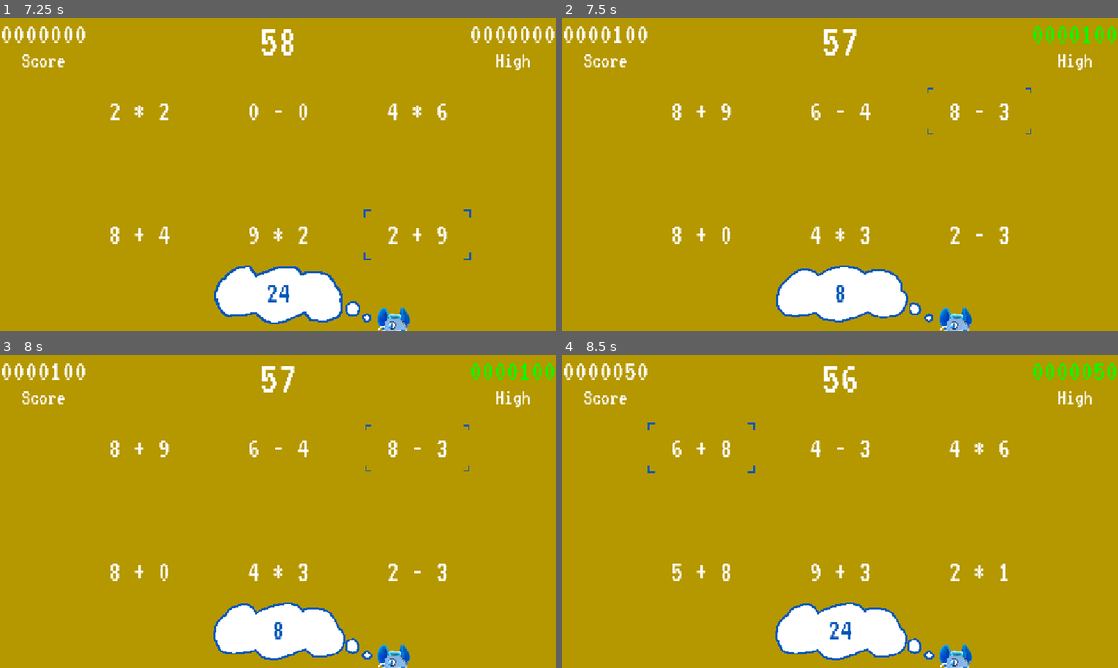
Above: before the commit, frames 1-4 (two rows, left to right).
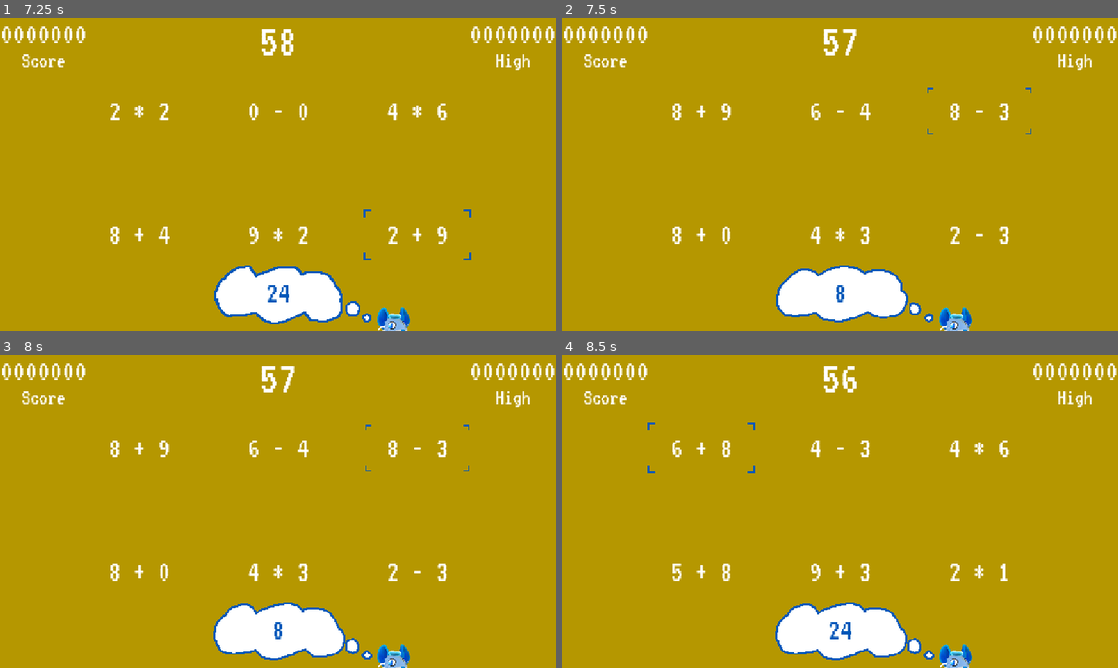
Above: after the commit, the same moments.

Repository: sdepouw/mathematics-and-cheese
Game: Godot game, scene res://Scenes/Root/root.tscn
The game is run twice, just before and just after one commit, with the same random seed, the same clock (stepped at 60 frames per second) and the same inputs. Sound files missing from this copy of the repository are replaced by a short silence.
Inputs (mouse positions are in pixels of both pictures, inside the frame that each line leads up to):
- Up to frame 1 (7.25 s): tap Enter at 0.5 s; move the mouse to (400, 158) at 0.52 s; hold D (move_right) 0.53-1.28 s; tap Space (confirm) at 0.6, 1.25, 1.35, 2.75, 2.85, 3.6, 4.25, 4.35, 5, 5.1, 5.85, 6.6 s; click (400, 158) at 0.67 s; move the mouse to (166, 190) at 1.27 s; hold S (move_down) 1.28-2 s; click "Start Game" at 2 s; move the mouse to (139, 111) at 2.77 s; hold D (move_right) 2.78-3.53 s; click (139, 111) at 2.92 s; move the mouse to (278, 111) at 3.52 s; hold W (move_up) 3.53-4.28 s; click (278, 111) at 3.67 s; move the mouse to (417, 111) at 4.27 s; hold A (move_left) 4.28-5.78 s; click (417, 111) at 4.42 s; move the mouse to (139, 233) at 5.02 s; click (139, 233) at 5.17 s; move the mouse to (278, 233) at 5.77 s; hold S (move_down) 5.78-6.53 s; click (278, 233) at 5.92 s; move the mouse to (417, 233) at 6.52 s; hold D (move_right) from 6.53 s (still down); click (417, 233) at 6.67 s
- Up to frame 2 (7.5 s): move the mouse to (962, 158) at 7.27 s; release D (move_right) at 7.28 s; hold W (move_up) from 7.28 s (still down); tap Space (confirm) at 7.35 s
- Up to frame 3 (8 s): keep holding W (move_up)
- Up to frame 4 (8.5 s): move the mouse to (728, 527) at 8.02 s; release W (move_up) at 8.03 s; hold D (move_right) from 8.03 s (still down); tap Space (confirm) at 8.1 s; click (728, 527) at 8.17 s

Frame 1 is identical in both runs. In frame 2, 0.4% of the frame differs, in the area x 9-100%, y 2-8%; in frame 3, 0.4%; in frame 4, 0.4%.

Commit message:
Create ScoreKeeper class and extract from Game

Diff:
--- a/Game/Scenes/Game/game.gd
+++ b/Game/Scenes/Game/game.gd
@@ -12,6 +12,7 @@
 @onready var _wrong_sound: AudioStreamPlayer = $WrongSound
 @onready var _correct_sound: AudioStreamPlayer = $CorrectSound
 @onready var _new_high_score_sound: AudioStreamPlayer = $NewHighScoreSound
+@onready var _score_keeper: ScoreKeeper = ScoreKeeper.new()
 
 var _answer_to_hit: int:
   set(value):
@@ -19,17 +20,6 @@
     _bluey.set_answer(value)
 var _game_on: bool
 
-# Scoring
-var _current_score: int:
-  set(value):
-    _current_score = max(value, 0)
-    _hud.update_score_display(_current_score)
-var _current_streak: int:
-  set(value):
-    _current_streak = value
-    _hud.update_streak_display(_current_streak, _on_notable_streak())
-func _on_notable_streak() -> bool:
-  return _current_streak > 2
 var _high_score_reached: bool = false
 
 func _ready() -> void:
@@ -56,8 +46,7 @@
     item.visible = visible
 
 func _start_new_game() -> void:
-  _current_score = 0
-  _current_streak = 0
+  _score_keeper.reset()
   _high_score_reached = false
   _hud.update_time_display(_game_timer.wait_time)
   _hud.update_high_score_display(HighScore.get_current_high_score())
@@ -75,39 +64,36 @@
   _hud.show_game_end()
   _equation_board.toggle_cursor_sound(false)
   _equation_board.hide()
-  var high_score_beaten: bool = _current_score > HighScore.get_current_high_score()
+  var high_score_beaten: bool = _score_keeper.get_score() > HighScore.get_current_high_score()
   _game_over_canvas.show_game_over(high_score_beaten)
   if high_score_beaten:
-    HighScore.save_new_high_score(_current_score)
+    HighScore.save_new_high_score(_score_keeper.get_score())
 
 func _on_board_equation_selected(equation: Equation) -> void:
   if !_game_on or equation == null:
     return
   if _answer_to_hit == equation.get_answer():
-    _current_streak += 1
-    const BASE_SCORE: int = 100
-    if _on_notable_streak():
-      var streak_bonus: int = ceili(BASE_SCORE * _current_streak * 0.15)
-      _current_score += BASE_SCORE + streak_bonus
-    else:
-      _current_score += 100
-    if _current_score > HighScore.get_current_high_score():
+    _score_keeper.score_hit()
+    _hud.update_score_display(_score_keeper)
+    _hud.update_streak_display(_score_keeper)
+    if _score_keeper.get_score() > HighScore.get_current_high_score():
       if not _high_score_reached:
         _new_high_score_sound.play()
         _high_score_reached = true
       else:
         _correct_sound.play()
-      _hud.update_high_score_display(_current_score, true)
+      _hud.update_high_score_display(_score_keeper.get_score(), true)
     else:
       _correct_sound.play()
   else:
     _wrong_sound.play()
-    _current_score -= 50
-    _current_streak = 0
-    if _current_score <= HighScore.get_current_high_score():
+    _score_keeper.score_miss()
+    _hud.update_score_display(_score_keeper)
+    _hud.update_streak_display(_score_keeper)
+    if _score_keeper.get_score() <= HighScore.get_current_high_score():
       _hud.update_high_score_display(HighScore.get_current_high_score(), false)
     else:
-      _hud.update_high_score_display(_current_score, true)
+      _hud.update_high_score_display(_score_keeper.get_score(), true)
   _generate_new_equations()
 
 func _on_game_timer_timeout() -> void:
--- /dev/null
+++ b/Game/Scenes/Game/score_keeper.gd
@@ -0,0 +1,33 @@
+class_name ScoreKeeper
+
+const _BASE_REWARD: int = 100
+const _BASE_PENALTY: int = 50
+const _HOT_STREAK_THRESHOLD: int = 2
+
+var _current_score: int
+var _current_streak: int
+
+func get_score() -> int:
+  return _current_score
+
+func get_streak() -> int:
+  return _current_streak
+
+func on_hot_streak() -> bool:
+  return _current_streak > _HOT_STREAK_THRESHOLD
+
+func score_hit() -> void:
+  _current_streak += 1
+  if on_hot_streak():
+    var streak_bonus: int = ceili(_BASE_REWARD * _current_streak * 0.15)
+    _current_score += _BASE_REWARD + streak_bonus
+  else:
+    _current_score += _BASE_REWARD
+
+func score_miss() -> void:
+  _current_score -= _BASE_PENALTY
+  _current_streak = 0
+
+func reset() -> void:
+  _current_score = 0
+  _current_streak = 0
--- a/Game/Scenes/HUD/hud.gd
+++ b/Game/Scenes/HUD/hud.gd
@@ -6,11 +6,11 @@
 @onready var _high_score_label: Label = $HighScoreLabel;
 @onready var _time_label: Label = $TimeLabel;
 
-func update_score_display(score: int) -> void:
-  _score_label.text = _clamp_score_display(score)
+func update_score_display(score_keeper: ScoreKeeper) -> void:
+  _score_label.text = _clamp_score_display(score_keeper.get_score())
 
-func update_streak_display(streak: int, show_streak: bool) -> void:
-  _streak_canvas.update_streak_display(streak, show_streak)
+func update_streak_display(score_keeper: ScoreKeeper) -> void:
+  _streak_canvas.update_streak_display(score_keeper.get_streak(), score_keeper.on_hot_streak())
 
 func update_high_score_display(high_score: int, highlight: bool = false) -> void:
   _high_score_label.text = _clamp_score_display(high_score)
--- a/Game/Scenes/HUD/streak_canvas.gd
+++ b/Game/Scenes/HUD/streak_canvas.gd
@@ -5,13 +5,22 @@
 @onready var _streak_text: Label = $StreakText
 @onready var _streak_animation_player: AnimationPlayer = $StreakAnimationPlayer
 
+func _ready() -> void:
+  _hide()
+
 func update_streak_display(streak: int, show_streak: bool) -> void:
   if show_streak:
-    _streak_animation_player.play("move")
-    _streak_text.show()
-    _streak_label.show()
-    _streak_label.text = "%03d" % streak
+    _show(streak)
   else:
-    _streak_label.hide()
-    _streak_text.hide()
-    _streak_animation_player.play("RESET")
+    _hide()
+
+func _show(streak: int) -> void:
+  _streak_animation_player.play("move")
+  _streak_text.show()
+  _streak_label.show()
+  _streak_label.text = "%03d" % streak
+
+func _hide() -> void:
+  _streak_label.hide()
+  _streak_text.hide()
+  _streak_animation_player.play("RESET")
--- a/Game/Scenes/HUD/streak_canvas.tscn
+++ b/Game/Scenes/HUD/streak_canvas.tscn
@@ -1,6 +1,33 @@
 [gd_scene load_steps=5 format=3 uid="uid://bn724mpdj3hxh"]
 
 [ext_resource type="Script" uid="uid://ojqs4kojty8l" path="res://Scenes/HUD/streak_canvas.gd" id="1_lpvr3"]
+
+[sub_resource type="Animation" id="Animation_erky7"]
+length = 0.001
+tracks/0/type = "value"
+tracks/0/imported = false
+tracks/0/enabled = true
+tracks/0/path = NodePath("StreakLabel:position")
+tracks/0/interp = 1
+tracks/0/loop_wrap = true
+tracks/0/keys = {
+"times": PackedFloat32Array(0),
+"transitions": PackedFloat32Array(1),
+"update": 0,
+"values": [Vector2(334, 16)]
+}
+tracks/1/type = "value"
+tracks/1/imported = false
+tracks/1/enabled = true
+tracks/1/path = NodePath("StreakText:position")
+tracks/1/interp = 1
+tracks/1/loop_wrap = true
+tracks/1/keys = {
+"times": PackedFloat32Array(0),
+"transitions": PackedFloat32Array(1),
+"update": 0,
+"values": [Vector2(208, 16)]
+}
 
 [sub_resource type="Animation" id="Animation_lpvr3"]
 resource_name = "move"
@@ -31,33 +58,6 @@
 "values": [Vector2(208, 16), Vector2(208, 0), Vector2(208, 32), Vector2(208, 16)]
 }
 
-[sub_resource type="Animation" id="Animation_erky7"]
-length = 0.001
-tracks/0/type = "value"
-tracks/0/imported = false
-tracks/0/enabled = true
-tracks/0/path = NodePath("StreakLabel:position")
-tracks/0/interp = 1
-tracks/0/loop_wrap = true
-tracks/0/keys = {
-"times": PackedFloat32Array(0),
-"transitions": PackedFloat32Array(1),
-"update": 0,
-"values": [Vector2(334, 16)]
-}
-tracks/1/type = "value"
-tracks/1/imported = false
-tracks/1/enabled = true
-tracks/1/path = NodePath("StreakText:position")
-tracks/1/interp = 1
-tracks/1/loop_wrap = true
-tracks/1/keys = {
-"times": PackedFloat32Array(0),
-"transitions": PackedFloat32Array(1),
-"update": 0,
-"values": [Vector2(208, 16)]
-}
-
 [sub_resource type="AnimationLibrary" id="AnimationLibrary_5egs7"]
 _data = {
 &"RESET": SubResource("Animation_erky7"),
@@ -69,18 +69,18 @@
 
 [node name="StreakLabel" type="Label" parent="."]
 offset_left = 334.0
-offset_top = 28.3008
+offset_top = 16.0
 offset_right = 400.0
-offset_bottom = 93.3008
+offset_bottom = 81.0
 theme_override_font_sizes/font_size = 45
 text = "000"
 horizontal_alignment = 2
 
 [node name="StreakText" type="Label" parent="."]
 offset_left = 208.0
-offset_top = 28.3008
+offset_top = 16.0
 offset_right = 334.0
-offset_bottom = 93.3008
+offset_bottom = 81.0
 theme_override_font_sizes/font_size = 45
 text = "Streak!"
 
Not shown, added: Game/Scenes/Game/score_keeper.gd.uid
